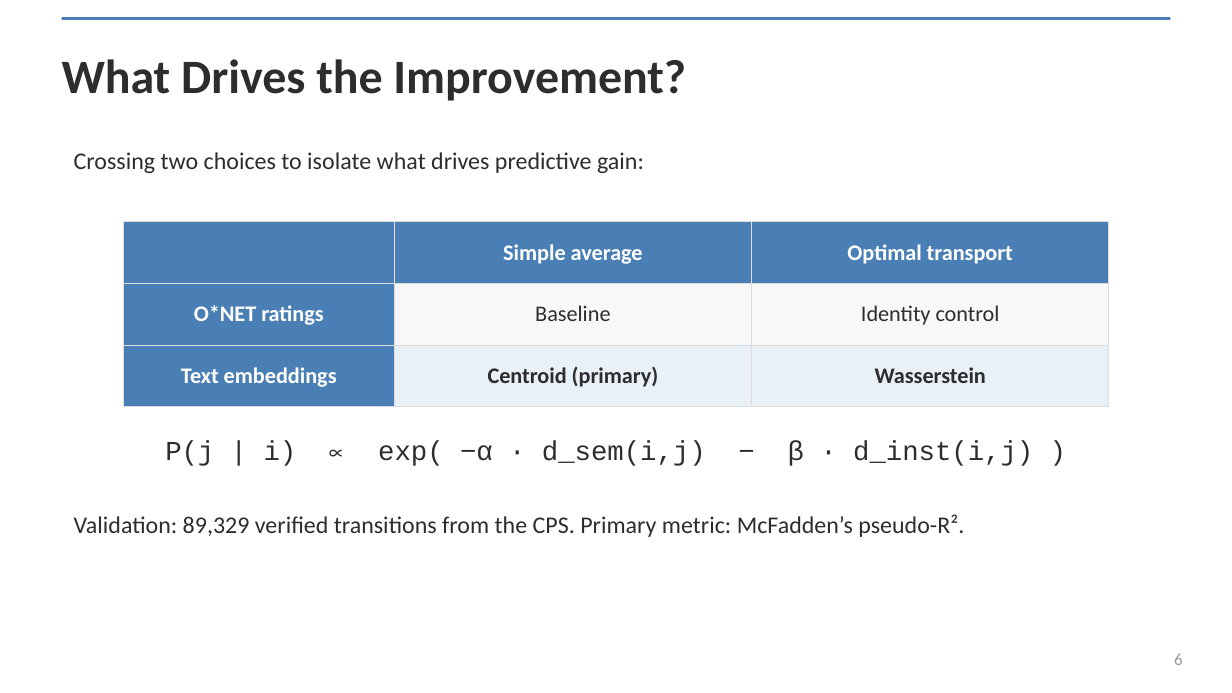
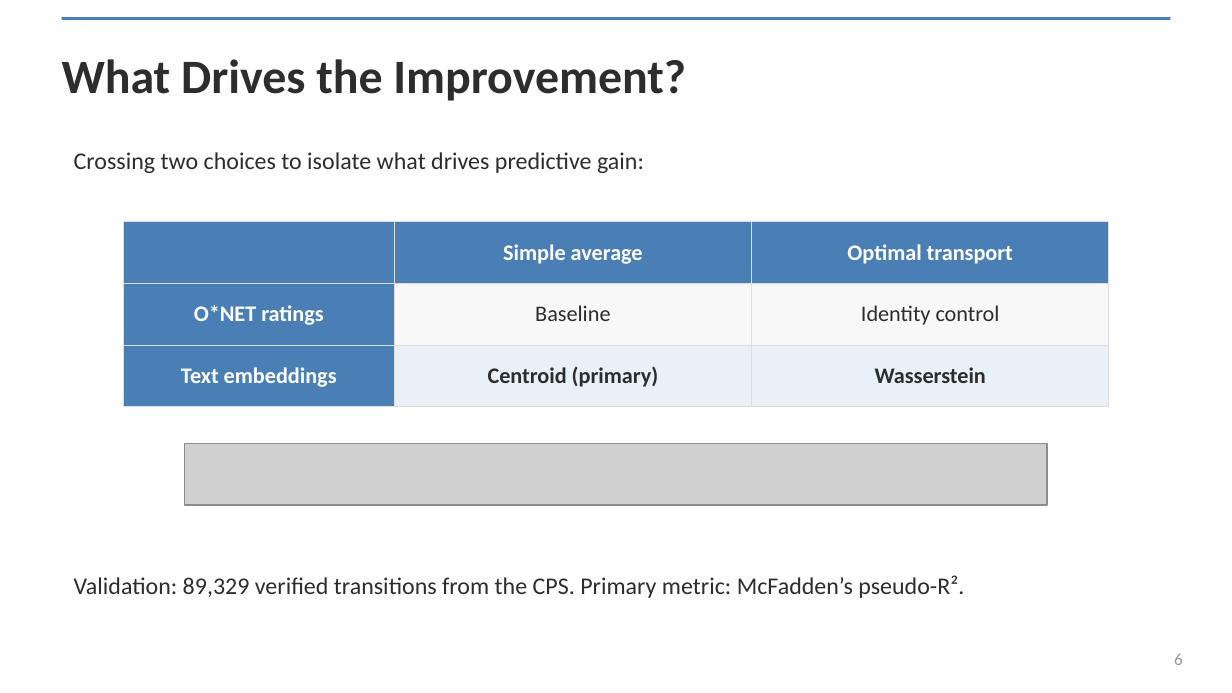
Before and after one commit to spencer2718/task-space-model, a slide deck: slide 6 of writing/presentation/task_embeddings_deck.pptx. Drawn at 1232x693 pixels with LibreOffice and Linux fonts; fonts in the diff are those of the drawing; grey boxes stand for pictures. Boxes give left, top, right and bottom in pixels: in the first picture for what was removed or moved away, otherwise in the second. Text is boxed around its words. In the diff, an @@ line names an element or a change of style, - is before the commit and + after.

```diff
--- a/writing/presentation/task_embeddings_deck.pptx
+++ b/writing/presentation/task_embeddings_deck.pptx
@@ text removed at bbox=[165, 441, 1033, 466] @@
-P(j | i) ∝ exp( −α · d_sem(i,j) − β · d_inst(i,j) )
@@ picture added at bbox=[185, 444, 1047, 505] @@
@@ text "Validation: 89,329 verified transitions from ...": place and size @@
-text "Validation: 89,329 verified transitions from ..." at bbox=[74, 514, 964, 537]
+text "Validation: 89,329 verified transitions from ..." at bbox=[74, 575, 964, 598]
```
Also in this commit, not shown: 1 other slide changed, 8 other files.
